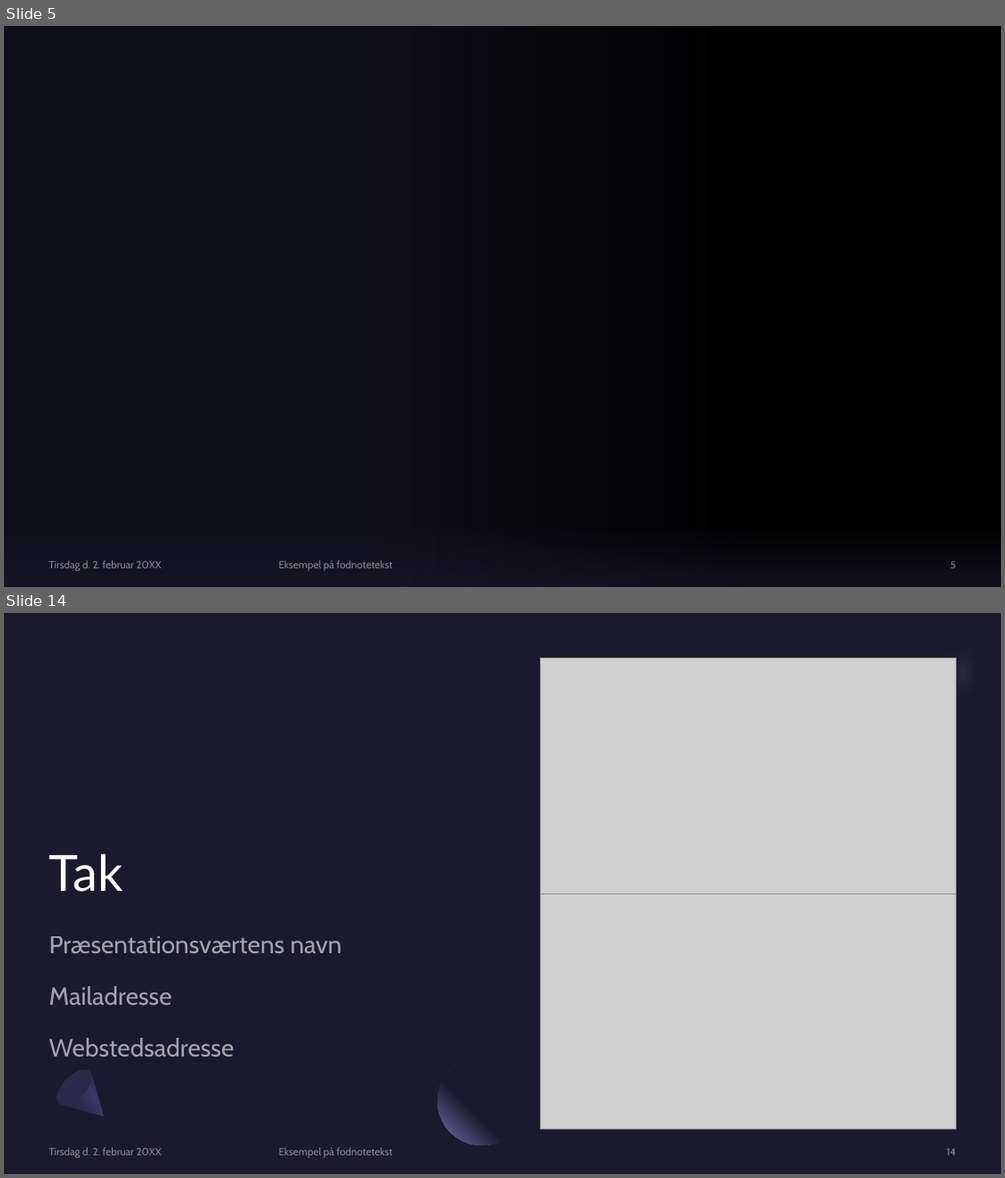
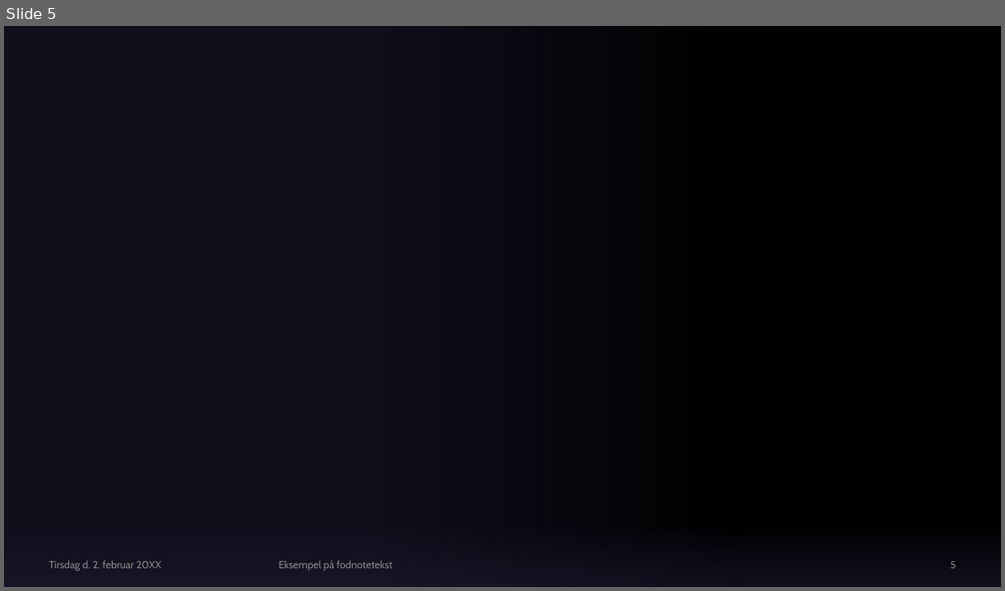
Before and after one commit to Jakob-Hjort/Autobid, a slide deck: Aktionshus H2.pptx. Shown one above the other, each under a label of ours: slides 5 and 14 before the commit, slide 5 after it; the slides between them are not shown. The pictures are 1005x1178 and 1005x591 pixels, drawn with LibreOffice and Linux fonts; fonts in the diff are those of the drawing; grey boxes stand for pictures; background and template pictures are left out. Boxes give left, top, right and bottom in pixels: in the first picture for what was removed or moved away, otherwise in the second. Text is boxed around its words. In the diff, an @@ line names an element or a change of style, - is before the commit and + after.

```diff
--- a/Aktionshus H2.pptx
+++ b/Aktionshus H2.pptx
@@ slide 14 removed at [4, 613, 1001, 1174], background #1B192E @@
@@ freeform shape removed at [908, 613, 1001, 735] @@
@@ picture removed at [540, 657, 956, 893] @@
@@ ellipse removed at [956, 697, 990, 730] @@
@@ title removed at [49, 853, 123, 892] @@
-Tak
@@ picture removed at [540, 893, 956, 1129] @@
@@ subtitle removed at [49, 936, 342, 1056] @@
-Præsentationsværtens navn
-Mailadresse
-Webstedsadresse
@@ freeform shape removed at [51, 1064, 119, 1132] @@
@@ ellipse removed at [51, 1064, 98, 1111] @@
@@ ellipse removed at [437, 1057, 526, 1145] @@
@@ text removed at [49, 1147, 162, 1158] @@
-Tirsdag d. 2. februar 20XX
@@ text removed at [279, 1147, 393, 1158] @@
-Eksempel på fodnotetekst
@@ page number removed at [947, 1148, 956, 1155] @@
-14
```
Also in this commit, not shown: 9 slides changed, 1 slide added, 2 other files.
